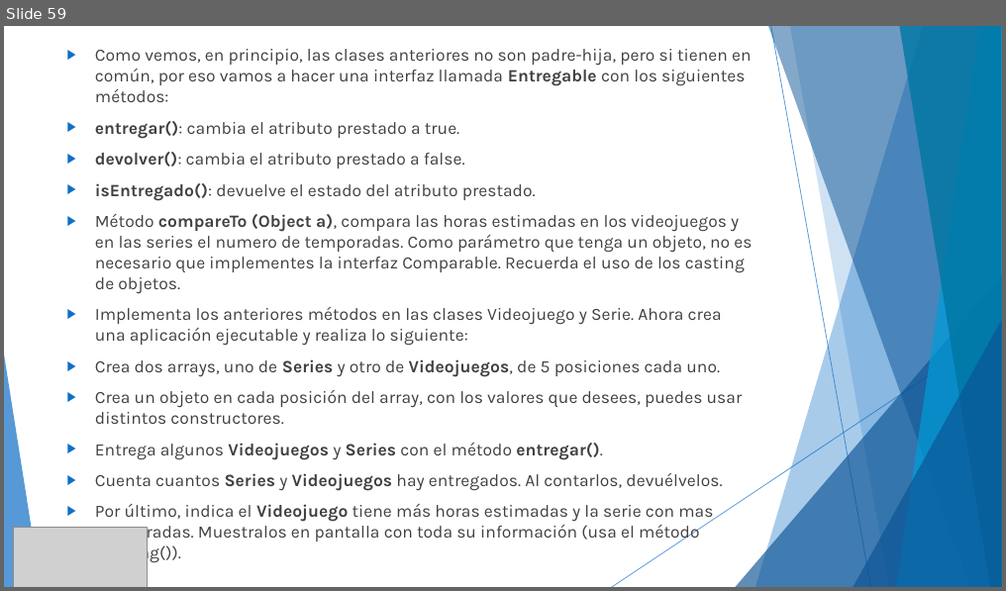
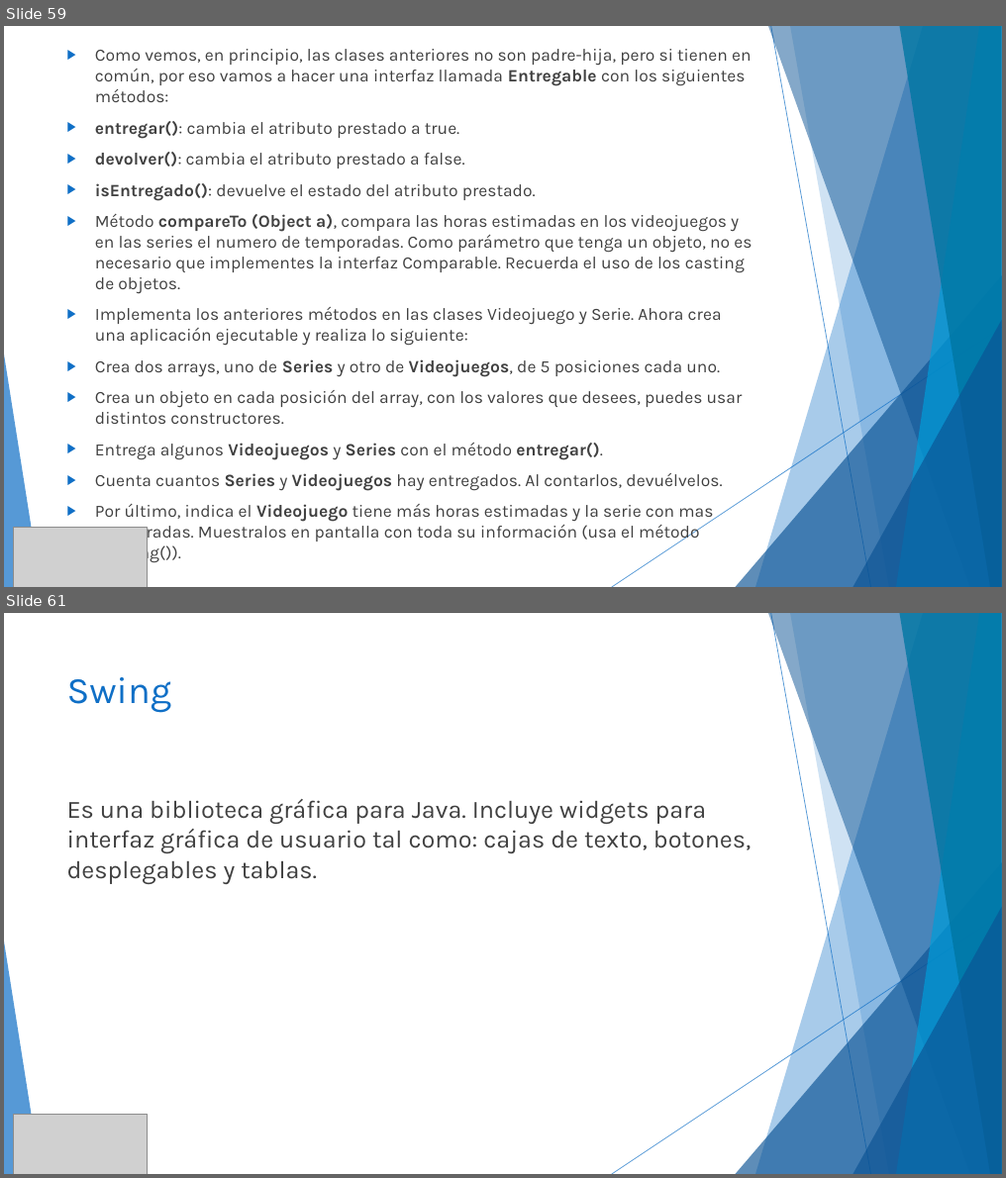
Before and after one commit to MChuil/Java, a slide deck: JAVA.pptx. Shown one above the other, each under a label of ours: slide 59 before the commit, slides 59 and 61 after it; the slides between them are not shown. The pictures are 1006x591 and 1006x1178 pixels, drawn with LibreOffice and Linux fonts; fonts in the diff are those of the drawing; grey boxes stand for pictures. Boxes give left, top, right and bottom in pixels: in the first picture for what was removed or moved away, otherwise in the second. Text is boxed around its words. In the diff, an @@ line names an element or a change of style, - is before the commit and + after.

Commit message:
Ejercicios Finales -Swing
Ejercicio de Persona y primer aplicación con interfaz grafica Swing

```diff
--- a/JAVA.pptx
+++ b/JAVA.pptx
@@ slide 61 added at (4, 613, 1002, 1174), background #FFFFFF; not listed: 10 template elements that a slide beside it also shows @@
@@ title added at (67, 677, 172, 713), 36 pt, text #0F6FC6 @@
+Swing
@@ text added at (67, 799, 751, 884), 24 pt, text #404040 @@
+Es una biblioteca gráfica para Java. Incluye widgets para interfaz gráfica de usuario tal como: cajas de texto, botones, desplegables y tablas.
@@ picture added at (14, 1115, 147, 1174) @@
```
Also in this commit, not shown: 2 slides changed, 11 other slides added, 1 slide removed, 22 other files.
